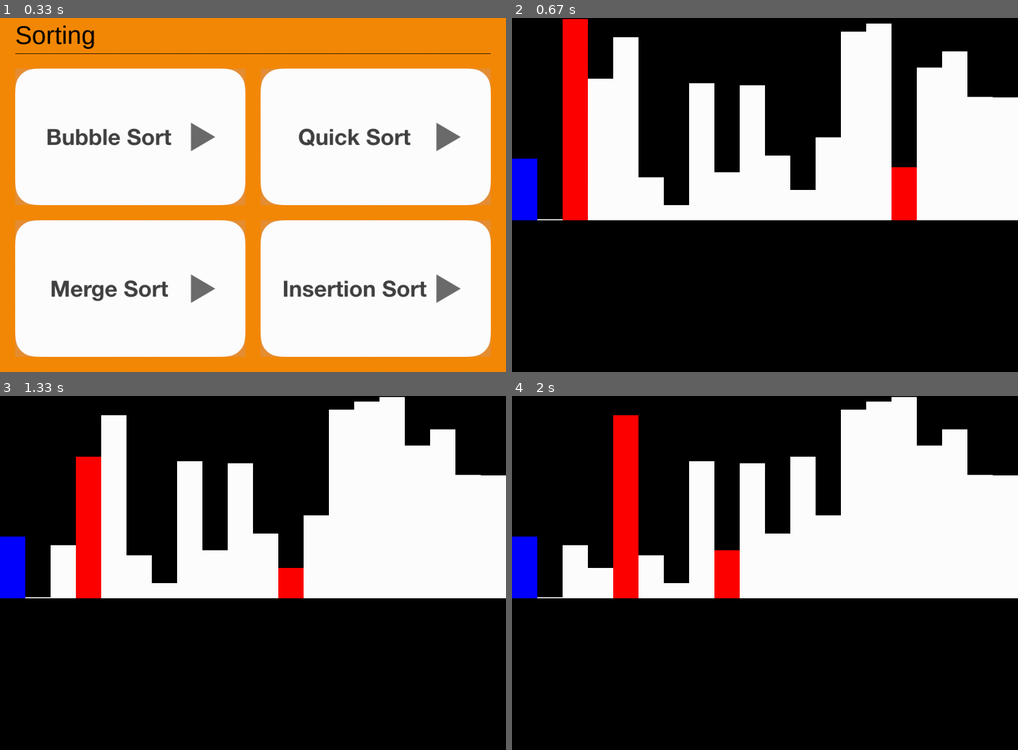
Above: before the commit, frames 1-4 (two rows, left to right).
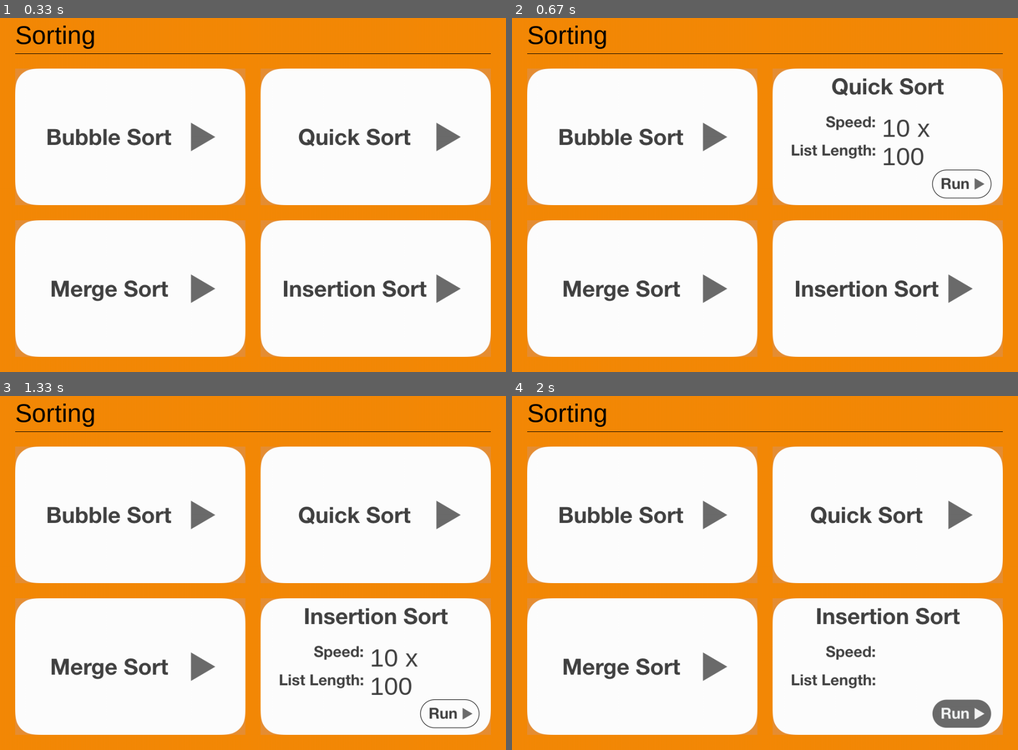
Above: after the commit, the same moments.

Repository: benwoo1110/A-List-of-Sorts
Game: pygame game, started from pygame/00 main.py
Same seed, same stepped clock (60 frames per second), same inputs: the game is played once before the commit and once after it.
Inputs (mouse positions are in pixels of both pictures, inside the frame that each line leads up to):
- Up to frame 1 (0.33 s): no input
- Up to frame 2 (0.67 s): click (926, 184) at 0.38 s
- Up to frame 3 (1.33 s): click (96, 519) at 0.72 s; click (440, 696) at 1.05 s
- Up to frame 4 (2 s): click (643, 502) at 1.38 s; click (957, 703) at 1.72 s

Frame 1 is identical in both runs. In frame 2, 82% of the frame differs, in the area x 0-100%, y 0-100%; in frame 3, 81%; in frame 4, 82%.

Commit message:
added config sort section.

Diff:
--- a/pygame/00 main.py
+++ b/pygame/00 main.py
@@ -28,17 +28,19 @@
 white = pygame.Color(255, 255, 255)
 red = pygame.Color(255, 0, 0)
 green = pygame.Color(0, 255, 0)
-yellow_bg = pygame.Color(245, 138, 7)
+background_colour = pygame.Color(245, 138, 7)
+config_colour = pygame.Color(67, 67, 67)
 
 # Font set
 title_font = pygame.font.SysFont('Arial', 50)
+config_font = pygame.font.SysFont('Helvetica Neue Bold', 50)
 
 # Top title bar
 title_height = 70
 spacing = 30
 
 def setTitle():
-    window.fill(yellow_bg)
+    window.fill(background_colour)
     title_text = title_font.render('Sorting', True, (0, 0, 0))
     window.blit(title_text,(spacing,5))
     pygame.draw.rect(window, black, (spacing, title_height, window_size[0]-(2*spacing), 1), 0)
@@ -69,17 +71,43 @@
 setBoxes()
 
 # Clicking action
-run_btn = pygame.image.load('run_btn.png').convert()
+# Config button
+bubblesortConfig_btn = pygame.image.load('bubblesortConfig_btn.png').convert()
+quicksortConfig_btn = pygame.image.load('quicksortConfig_btn.png').convert()
+mergesortConfig_btn = pygame.image.load('mergesortConfig_btn.png').convert()
+insertionsortConfig_btn = pygame.image.load('insertionsortConfig_btn.png').convert()
+
+# Run button
+bubblesortRun_btn = pygame.image.load('bubblesortRun_btn.png').convert()
+quicksortRun_btn = pygame.image.load('quicksortRun_btn.png').convert()
+mergesortRun_btn = pygame.image.load('mergesortRun_btn.png').convert()
+insertionsortRun_btn = pygame.image.load('insertionsortRun_btn.png').convert()
+
+# Sorting config
+runBtn_x, runBtn_y, runBtn_w, runBtn_h = 324, 200, 116, 56
+speedText_x, speedText_y, speedText_w, speedText_h = 216, 89, 45, 39
+listlengthText_x, listlengthText_y, listlengthText_w, listlengthText_h = 216, 145, 37, 39
+speed = 10
+listlength = 100
 
 # Check if cursor in box
-def cursor(frame, sort_image):
+def cursor(frame, sort_image, show_image, run_image):
     mouse_pos = pygame.mouse.get_pos()
     if frame[0]+sortingBoxes_size_w > mouse_pos[0] > frame[0] and frame[1]+sortingBoxes_size_h > mouse_pos[1] > frame[1]:
-        window.blit(run_btn, frame)
+        # Show image
+        window.blit(show_image, frame)
+        # Show config
+        speedConfig_text = config_font.render(str(speed) + ' x', True, config_colour)
+        listlengthConfig_text = config_font.render(str(listlength), True, config_colour)
+        window.blit(speedConfig_text,(frame[0]+speedText_x, frame[1]+speedText_y))
+        window.blit(listlengthConfig_text,(frame[0]+listlengthText_x, frame[1]+listlengthText_y))
+
         update_draw()
+
         # Mouse click in box
-        if event.type == pygame.MOUSEBUTTONDOWN:
-            return True
+        if frame[0]+runBtn_x+runBtn_w > mouse_pos[0] > frame[0]+runBtn_x and frame[1]+runBtn_y+runBtn_h > mouse_pos[1] > frame[1]+runBtn_y:
+            window.blit(run_image, frame)
+            if event.type == pygame.MOUSEBUTTONDOWN: return True
     else:
         window.blit(sort_image, frame)
         update_draw()
@@ -90,19 +118,19 @@
             pygame.quit()
             quit()
 
-        if cursor(bubblesort_frame, bubblesort_btn):
+        if cursor(bubblesort_frame, bubblesort_btn, bubblesortConfig_btn, bubblesortRun_btn):
             bubblesort()
             setTitle() # Reset
             setBoxes()
-        elif cursor(quicksort_frame, quicksort_btn):
+        elif cursor(quicksort_frame, quicksort_btn, quicksortConfig_btn, quicksortRun_btn):
             quicksort()
             setTitle() # Reset
             setBoxes()
-        elif cursor(mergesort_frame, mergesort_btn):
+        elif cursor(mergesort_frame, mergesort_btn, mergesortConfig_btn, mergesortRun_btn):
             mergesort()
             setTitle() # Reset
             setBoxes()
-        elif cursor(insertionsort_frame, insertionsort_btn): # Algorithm not done
+        elif cursor(insertionsort_frame, insertionsort_btn, insertionsortConfig_btn, insertionsortRun_btn): # Algorithm not done
             # insertionsort()
             setTitle() # Reset
             setBoxes()
Binary file added: pygame/bubblesortConfig_btn.png
Binary file added: pygame/bubblesortRun_btn.png
Binary file added: pygame/insertionsortConfig_btn.png
Binary file added: pygame/insertionsortRun_btn.png
Binary file added: pygame/mergesortConfig_btn.png
Binary file added: pygame/mergesortRun_btn.png
Binary file added: pygame/quicksortConfig_btn.png
Binary file added: pygame/quicksortRun_btn.png
